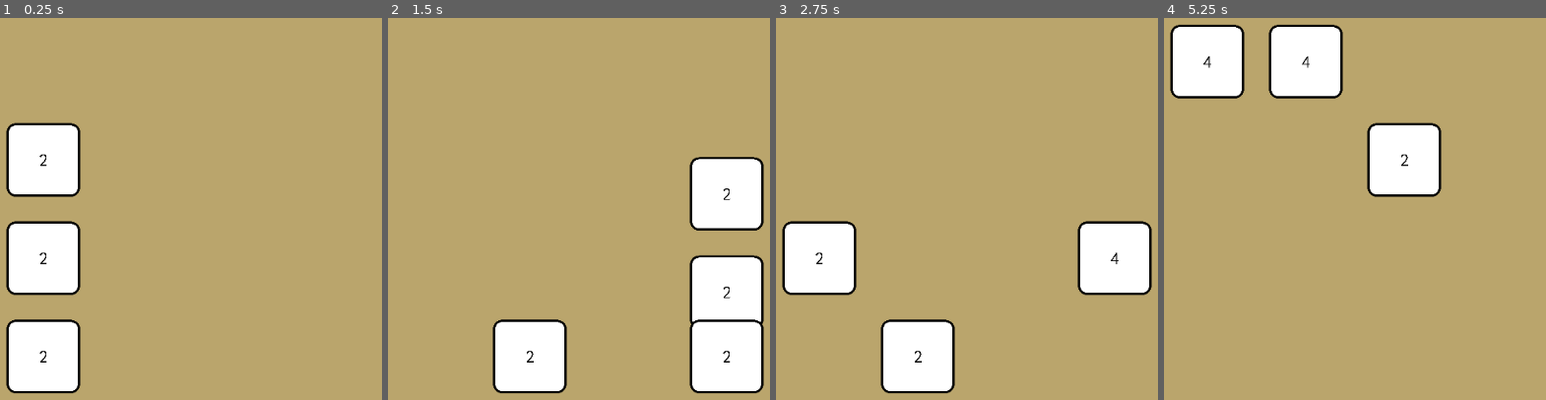
Above: before the commit, frames 1-4 (left to right).
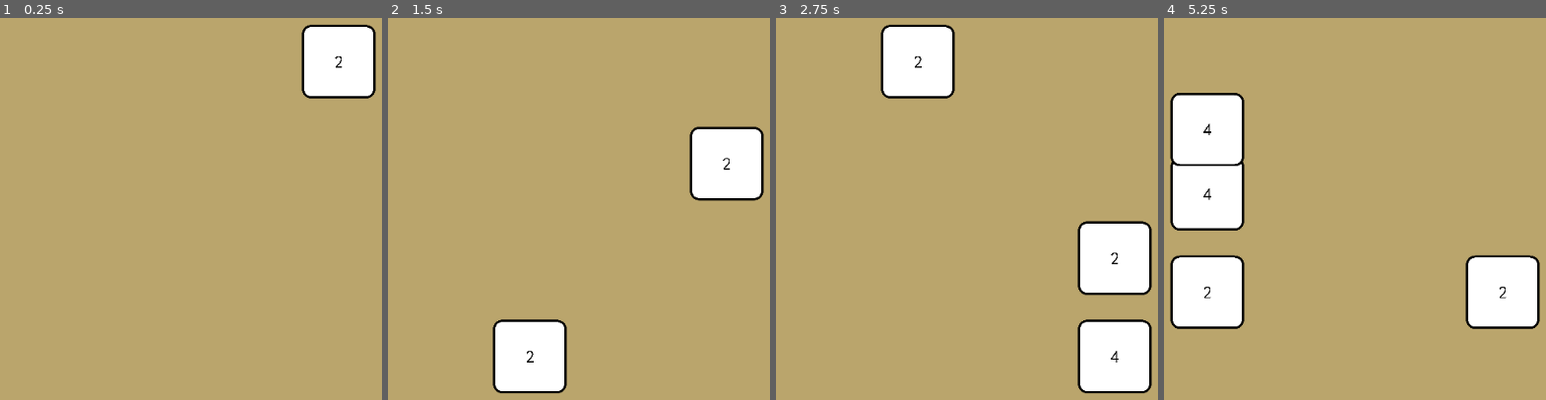
Above: after the commit, the same moments.

Repository: JHaller27/Godot2048
Game: Godot game, scene res://Main.tscn
The game is run twice, just before and just after one commit, with the same random seed, the same clock (stepped at 60 frames per second) and the same inputs.
Inputs:
- Up to frame 1 (0.25 s): no input
- Up to frame 2 (1.5 s): tap Enter at 0.5 s; hold Right (slide_right) 0.53-1.28 s; hold Down (slide_down) from 1.28 s (still down)
- Up to frame 3 (2.75 s): release Down (slide_down) at 2.03 s; hold Right (slide_right) from 2.03 s (still down)
- Up to frame 4 (5.25 s): release Right (slide_right) at 2.78 s; hold Up (slide_up) 2.78-3.53 s; hold Left (slide_left) 3.53-5.03 s; tap Space at 5 s; hold Down (slide_down) from 5.03 s (still down)

The runs differ from the first frame. In frame 1, 15% of the frame differs, in the area x 1-99%, y 1-99%; in frame 2, 10%; in frame 3, 15%; in frame 4, 25%, in the area x 1-99%, y 1-82%.
Error before the commit: Attempt to call function 'get_value' in base 'previously freed instance' on a null instance. (res://TileBoard.gd:160)

Commit message:
Bugfix merging into already-moved tile

Diff:
--- a/TileBoard.gd
+++ b/TileBoard.gd
@@ -50,12 +50,7 @@
 		positions.append(position_row)
 		tiles.append(tiles_row)
 
-#	add_random_tile()
-#	add_tile(0, 0, 1)
-	# BUGBUG Test w/ slide down
-	add_tile(1, 0, 1)
-	add_tile(2, 0, 1)
-	add_tile(3, 0, 1)
+	add_random_tile()
 	$Tween.connect("tween_all_completed", self, "_on_done_tweening")
 
 	reset_just_moved()
@@ -195,8 +190,8 @@
 
 func _slide_up():
 	for col_index in range(self.tiles.size()):
-		var col = get_column(self.tiles, col_index)
-		for src_index in range(1, col.size()):
+		for src_index in range(1, 4):
+			var col = get_column(self.tiles, col_index)
 			var src_tile = col[src_index]
 			if src_tile == null:
 				continue
@@ -208,8 +203,8 @@
 
 func _slide_down():
 	for col_index in range(self.tiles.size()):
-		var col = get_column(self.tiles, col_index)
-		for src_index in range(col.size()-1, -1, -1):
+		for src_index in range(4-1, -1, -1):
+			var col = get_column(self.tiles, col_index)
 			var src_tile = col[src_index]
 			if src_tile == null:
 				continue
